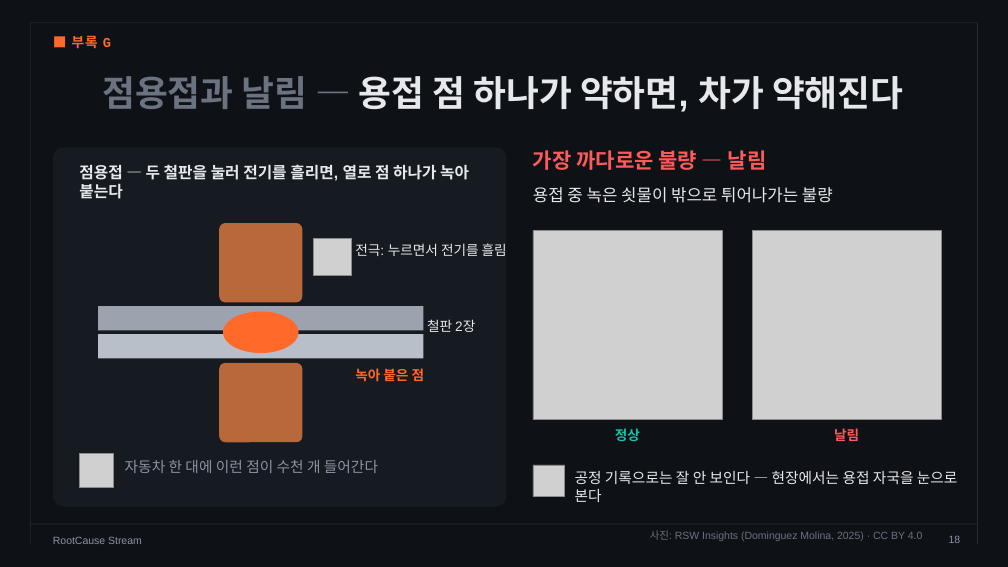
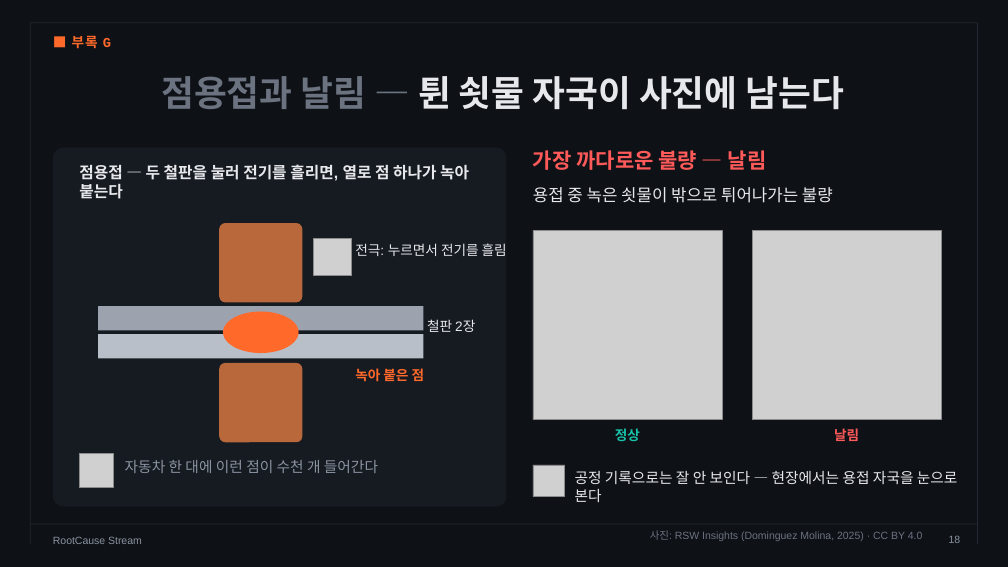
Before and after one commit to dlwogud/rootcause-stream, a slide deck: slide 18 of deck/RootCause_Stream_발표자료.pptx. Drawn at 1008x567 pixels with LibreOffice and Linux fonts; fonts in the diff are those of the drawing; grey boxes stand for pictures; background and template pictures are left out. Boxes give left, top, right and bottom in pixels: in the first picture for what was removed or moved away, otherwise in the second. Text is boxed around its words. In the diff, an @@ line names an element or a change of style, - is before the commit and + after.

```diff
--- a/deck/RootCause_Stream_발표자료.pptx
+++ b/deck/RootCause_Stream_발표자료.pptx
@@ title at (161,76,844,110): text changed @@
-점용접과 날림 — 용접 점 하나가 약하면, 차가 약해진다
+점용접과 날림 — 튄 쇳물 자국이 사진에 남는다
```
Also in this commit, not shown: 2 other slides changed, 1 other file.
